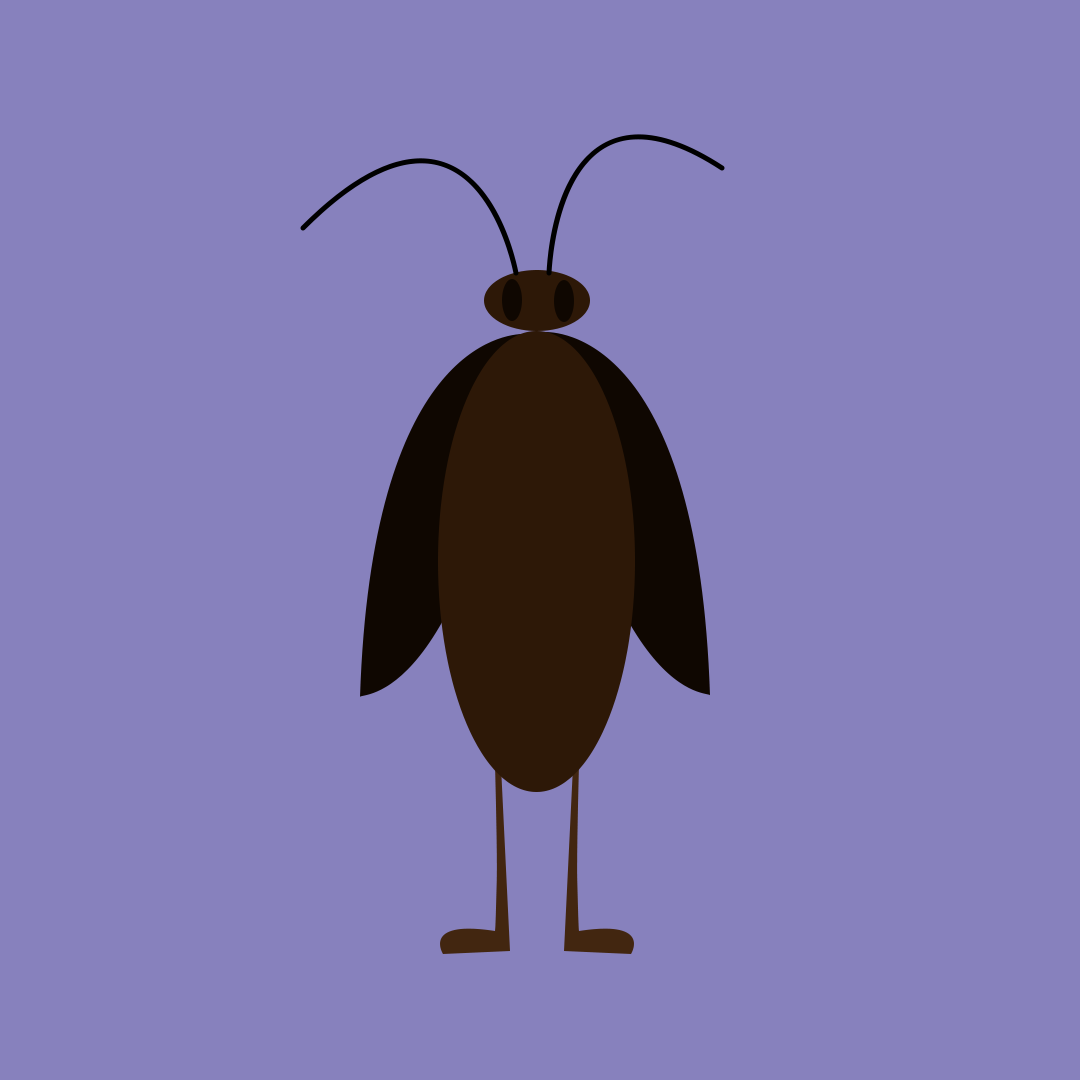
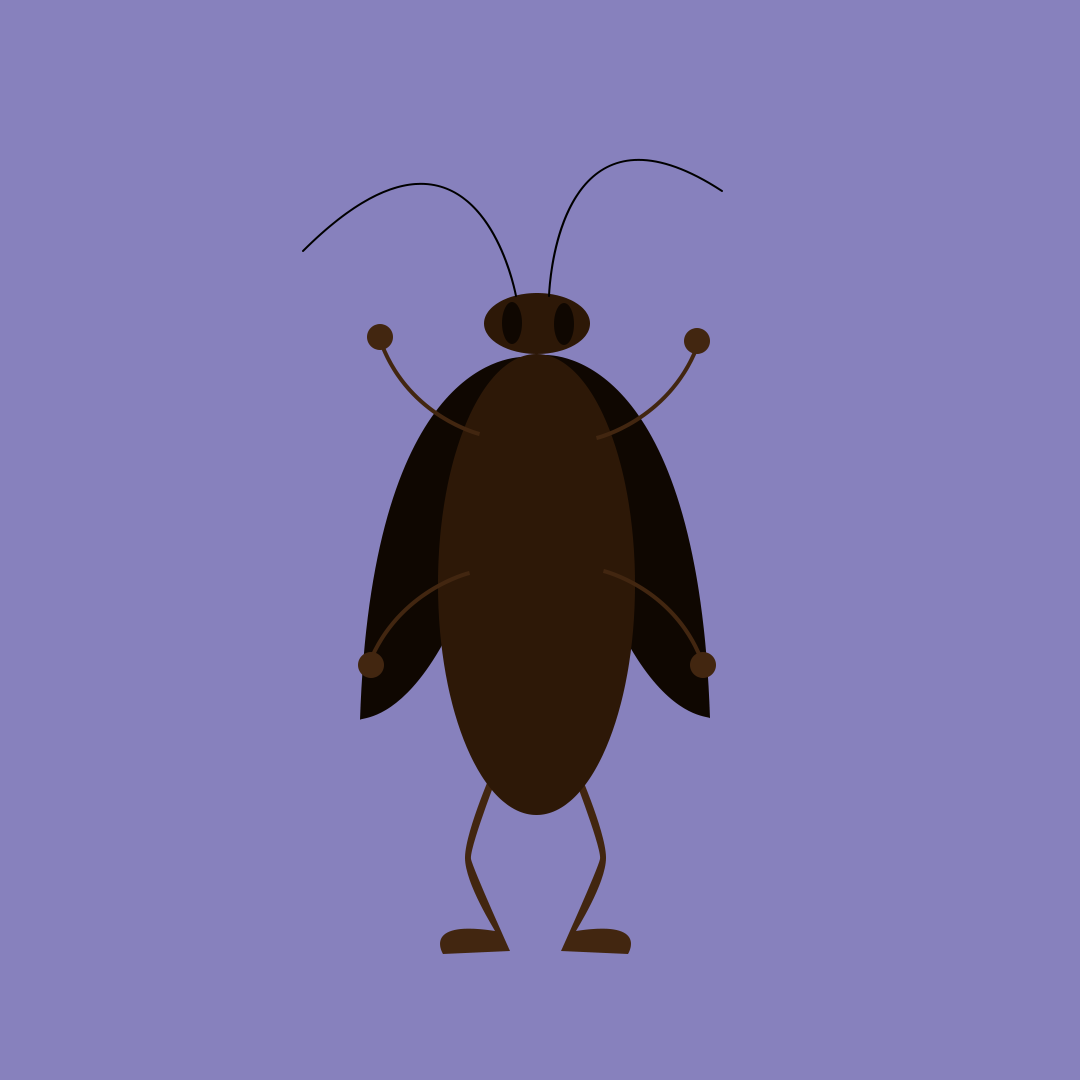
The second 1080×1080 image is a revision of the first. Changes to its layers:
added group "baratinha1" (1st of 2) with 18 layers above "baratinha1" over [302, 158, 723, 954]
added layer "braco4" (1st of 2, in "baratinha1") in group "baratinha1" over [603, 569, 703, 660]
added layer "braco3" (1st of 2, in "baratinha1") in group "baratinha1" over [367, 571, 470, 665]
added layer "braco2" (1st of 2, in "baratinha1") in group "baratinha1" over [596, 346, 699, 440]
added layer "braco1" (1st of 2, in "baratinha1") in group "baratinha1" over [380, 344, 480, 436]
added layer "antena2" (1st of 2, in "baratinha1") in group "baratinha1" over [548, 158, 723, 297]
added layer "antena1" (1st of 2, in "baratinha1") in group "baratinha1" over [302, 182, 517, 297]
added layer "corpinho" (1st of 2, in "baratinha1") in group "baratinha1" over [438, 354, 635, 815]
added layer "asa2" (1st of 2, in "baratinha1") in group "baratinha1" over [546, 355, 710, 719]
added layer "asa1" (1st of 2, in "baratinha1") in group "baratinha1" over [360, 356, 524, 720]
added layer "perna1" (1st of 3, in "baratinha1") in group "baratinha1" over [561, 764, 631, 954]
added layer "perna1" (2nd of 3, in "baratinha1") in group "baratinha1" over [465, 764, 510, 951]
renamed "Shape 6" to "antena2", moved it into group "baratinha1", painted on it over [546, 134, 725, 276]
renamed "Shape 5" to "antena1", moved it into group "baratinha1", painted on it over [300, 158, 519, 276]
renamed "Ellipse 6" to "corpinho", moved it into group "baratinha1" over [438, 331, 635, 792]
renamed "Shape 7" to "asa2", moved it into group "baratinha1" over [542, 332, 710, 696]
renamed "Shape 7" to "asa1", moved it into group "baratinha1" over [360, 333, 528, 697]
renamed "Shape 8" to "perna2", moved it into group "baratinha1" over [564, 764, 634, 954]
renamed "Shape 8" to "perna1", moved it into group "baratinha1" over [465, 764, 510, 951]
…and 10 more changes (7 added, 3 renamed, 3 stack)
